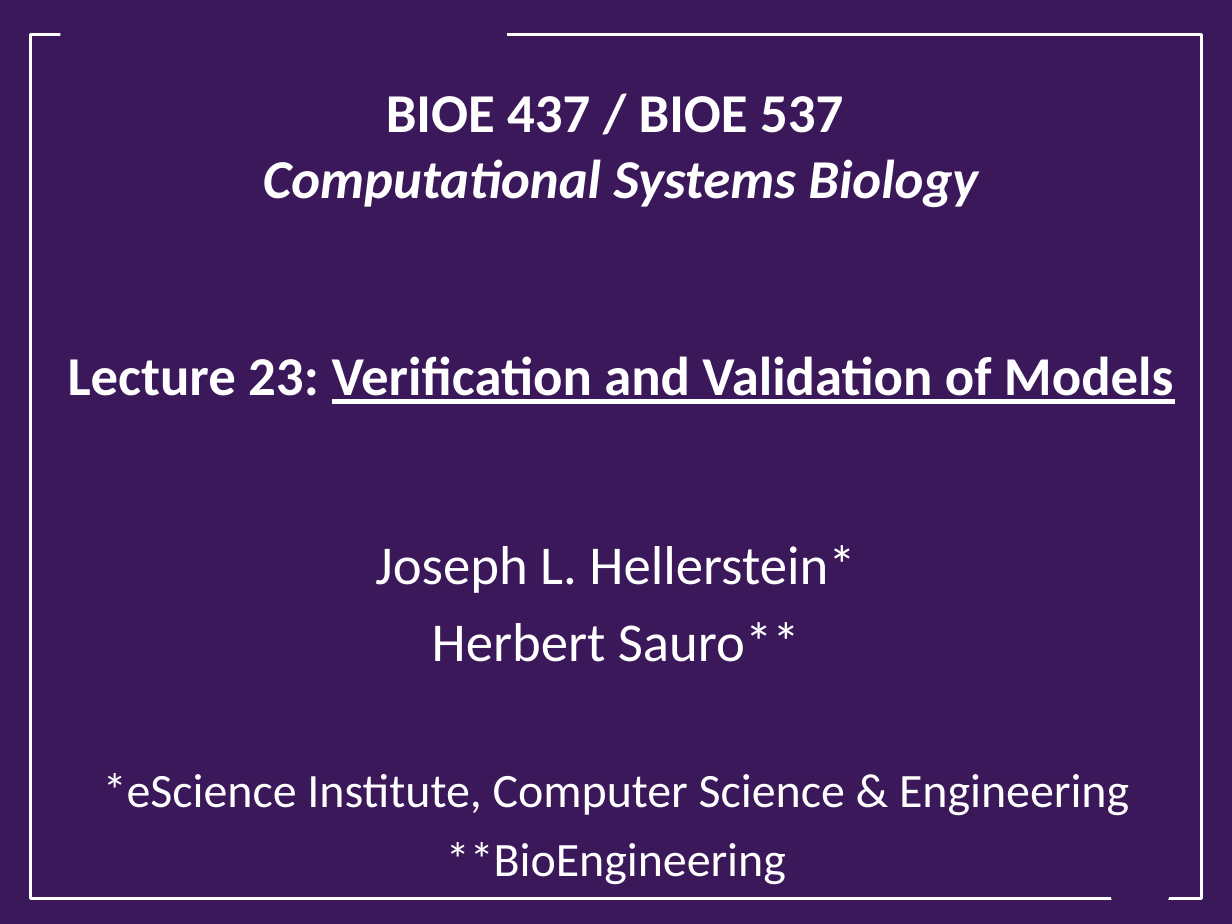
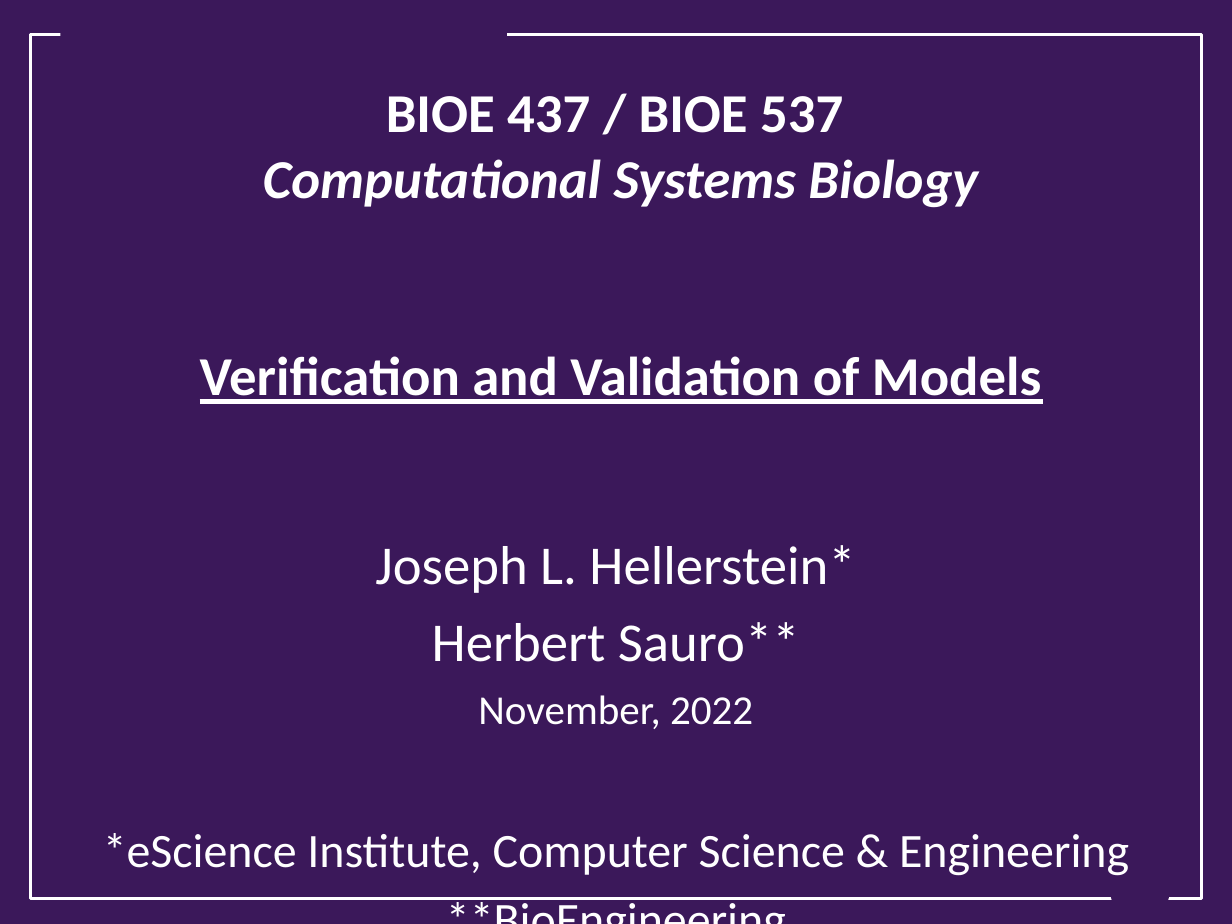
Before and after one commit to ModelEngineering/BIOEN-437, a slide deck: slide 1 of Lectures/Verification-and-Validation/vav_overview.pptx. Drawn at 1232x924 pixels with LibreOffice and Linux fonts; fonts in the diff are those of the drawing; background and template pictures are left out. Boxes give left, top, right and bottom in pixels: in the first picture for what was removed or moved away, otherwise in the second. Text is boxed around its words. In the diff, an @@ line names an element or a change of style, - is before the commit and + after.

Commit message:
Refine lectures

```diff
--- a/Lectures/Verification-and-Validation/vav_overview.pptx
+++ b/Lectures/Verification-and-Validation/vav_overview.pptx
@@ title at (x1=200, y1=96, x2=1041, y2=404): text changed @@
-BIOE 437 / BIOE 537
-Computational Systems Biology
-Lecture 23: Verification and Validation of Models
+BIOE 437 / BIOE 537
+Computational Systems Biology
+Verification and Validation of Models
@@ subtitle at (x1=478, y1=695, x2=753, y2=729): paragraph added @@
+November, 2022
```
Also in this commit, not shown: 8 other files.
